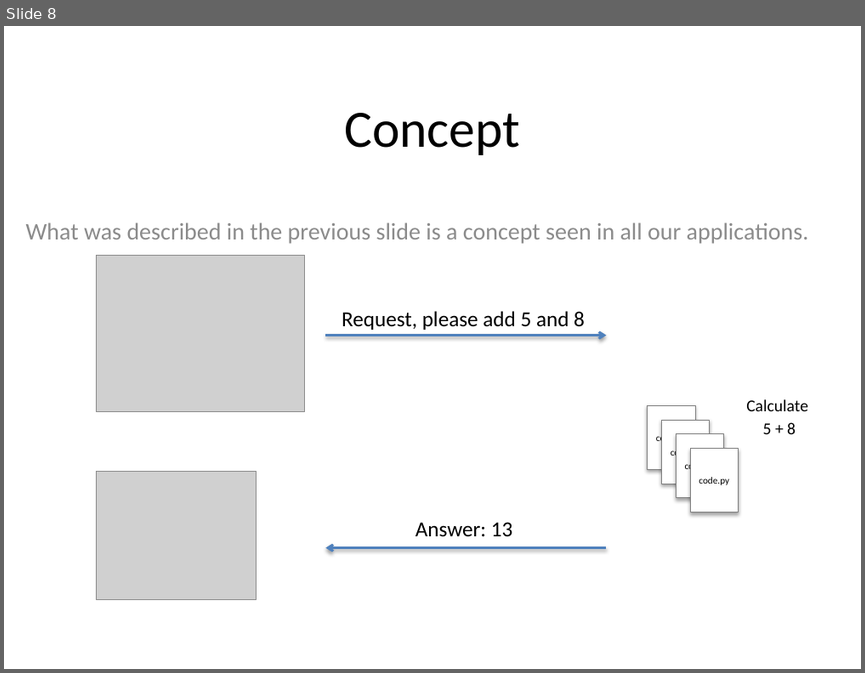
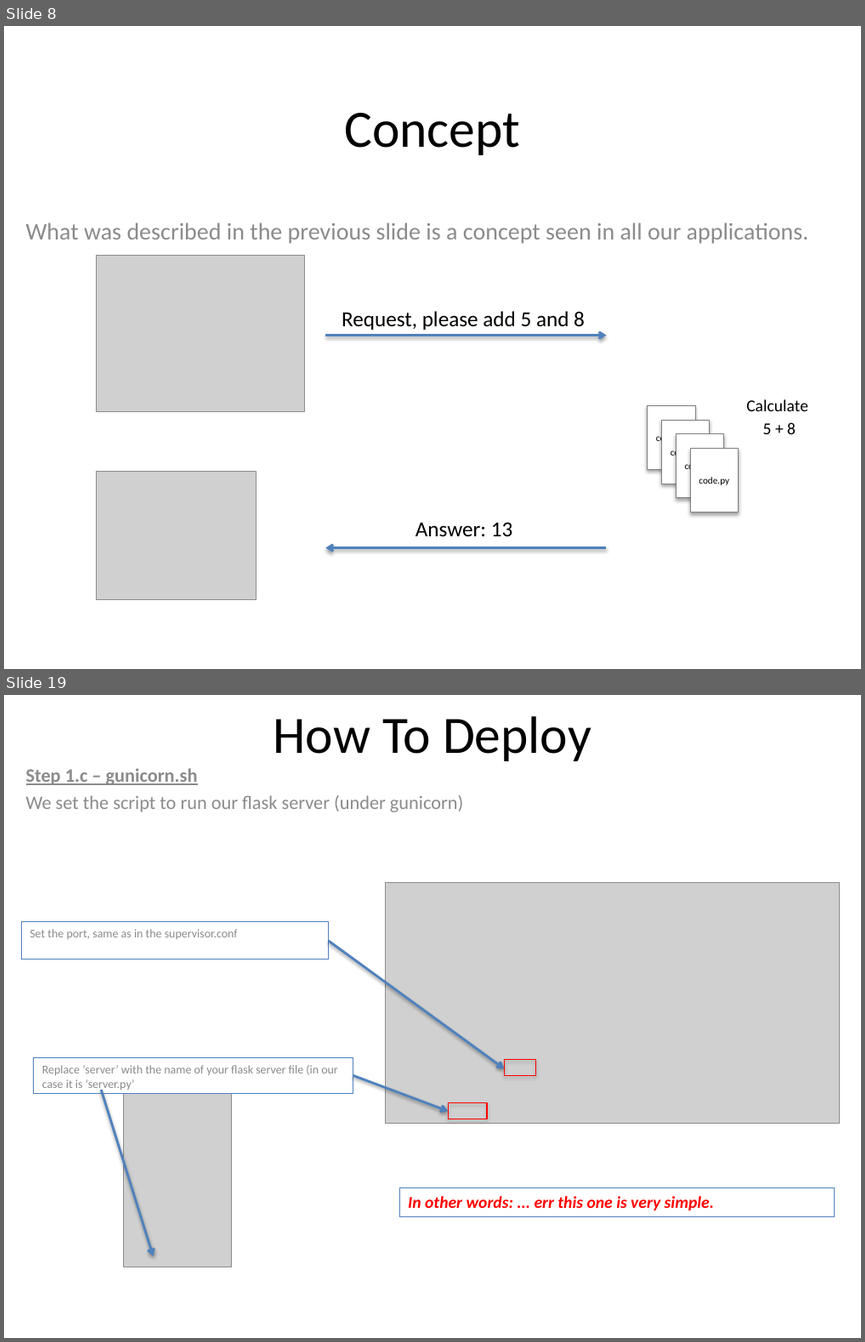
Before and after one commit to SMPirelli/local_dev_example, a slide deck: GuideBook.pptx. Shown one above the other, each under a label of ours: slide 8 before the commit, slides 8 and 19 after it; the slides between them are not shown. The pictures are 865x673 and 865x1342 pixels, drawn with LibreOffice and Linux fonts; fonts in the diff are those of the drawing; grey boxes stand for pictures. Boxes give left, top, right and bottom in pixels: in the first picture for what was removed or moved away, otherwise in the second. Text is boxed around its words. In the diff, an @@ line names an element or a change of style, - is before the commit and + after.

Commit message:
Added Deployment Manual

```diff
--- a/GuideBook.pptx
+++ b/GuideBook.pptx
@@ slide 19 added at box(4, 695, 861, 1338), background #FFFFFF @@
@@ title added at box(273, 716, 591, 761), 44 pt, text #000000 @@
+How To Deploy
@@ subtitle added at box(26, 768, 463, 812), 16 pt, text #8C8C8C @@
+Step 1.c – gunicorn.sh
+We set the script to run our flask server (under gunicorn)
@@ picture added at box(386, 883, 840, 1123) @@
@@ rectangle added at box(21, 922, 328, 959), outline #4F81BD 0.75 pt, 10 pt, text #8C8C8C @@
+Set the port, same as in the supervisor.conf
@@ arrow added from (328, 941) to (505, 1068), #4F81BD 2 pt @@
@@ rectangle added at box(33, 1057, 352, 1094), outline #4F81BD 0.75 pt, 10 pt, text #8C8C8C @@
+Replace ‘server’ with the name of your flask server file (in our case it is ‘server.py’
@@ arrow added from (352, 1076) to (448, 1111), #4F81BD 2 pt @@
@@ rectangle added at box(505, 1059, 536, 1075), outline #FF0000 0.75 pt @@
@@ arrow added from (101, 1089) to (153, 1256), #4F81BD 2 pt @@
@@ picture added at box(124, 1094, 232, 1266) @@
@@ rectangle added at box(448, 1103, 487, 1118), outline #FF0000 0.75 pt @@
@@ rectangle added at box(399, 1188, 834, 1217), outline #4F81BD 0.75 pt, 14 pt, text #FF0000, bold, italic @@
+In other words: ... err this one is very simple.
```
Also in this commit, not shown: 5 slides changed, 13 other slides added, 1 other file.
